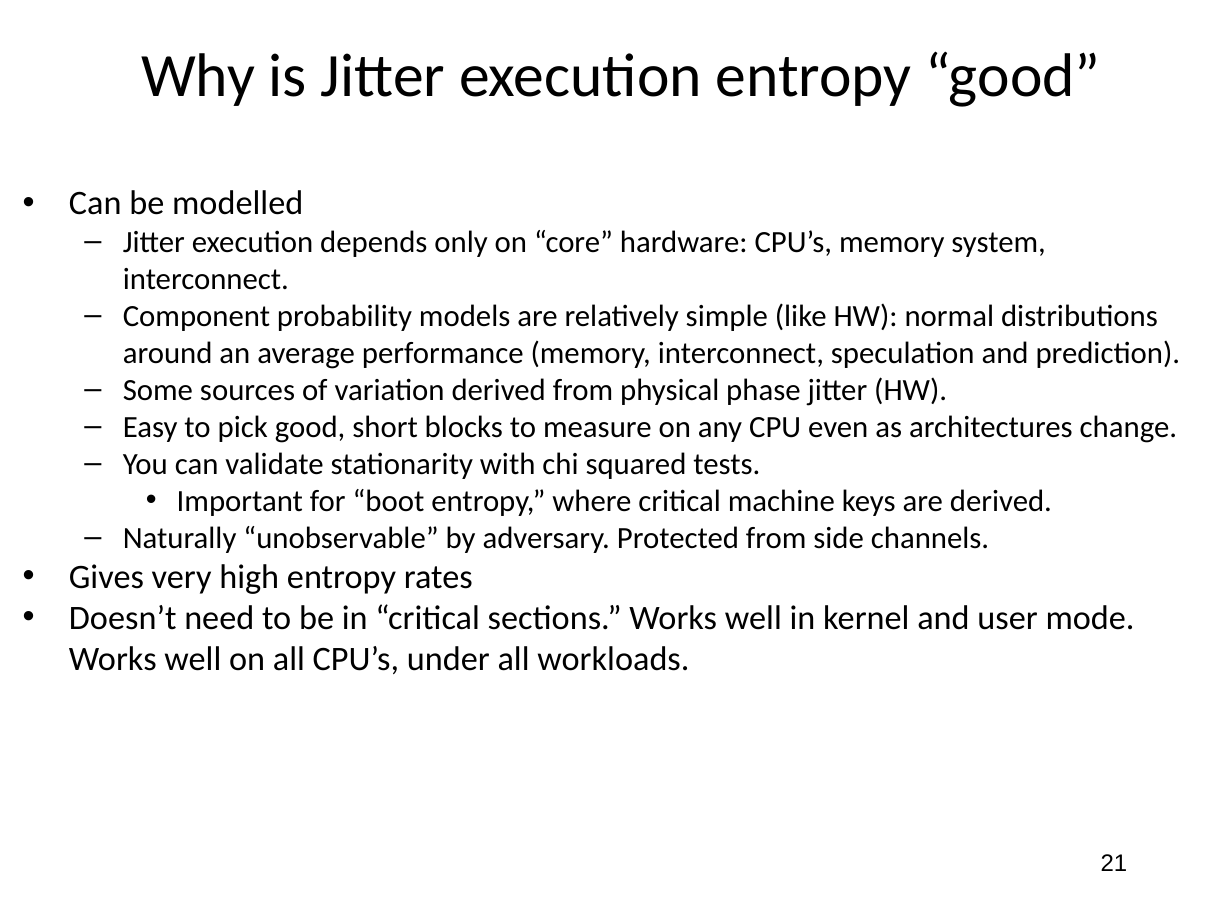
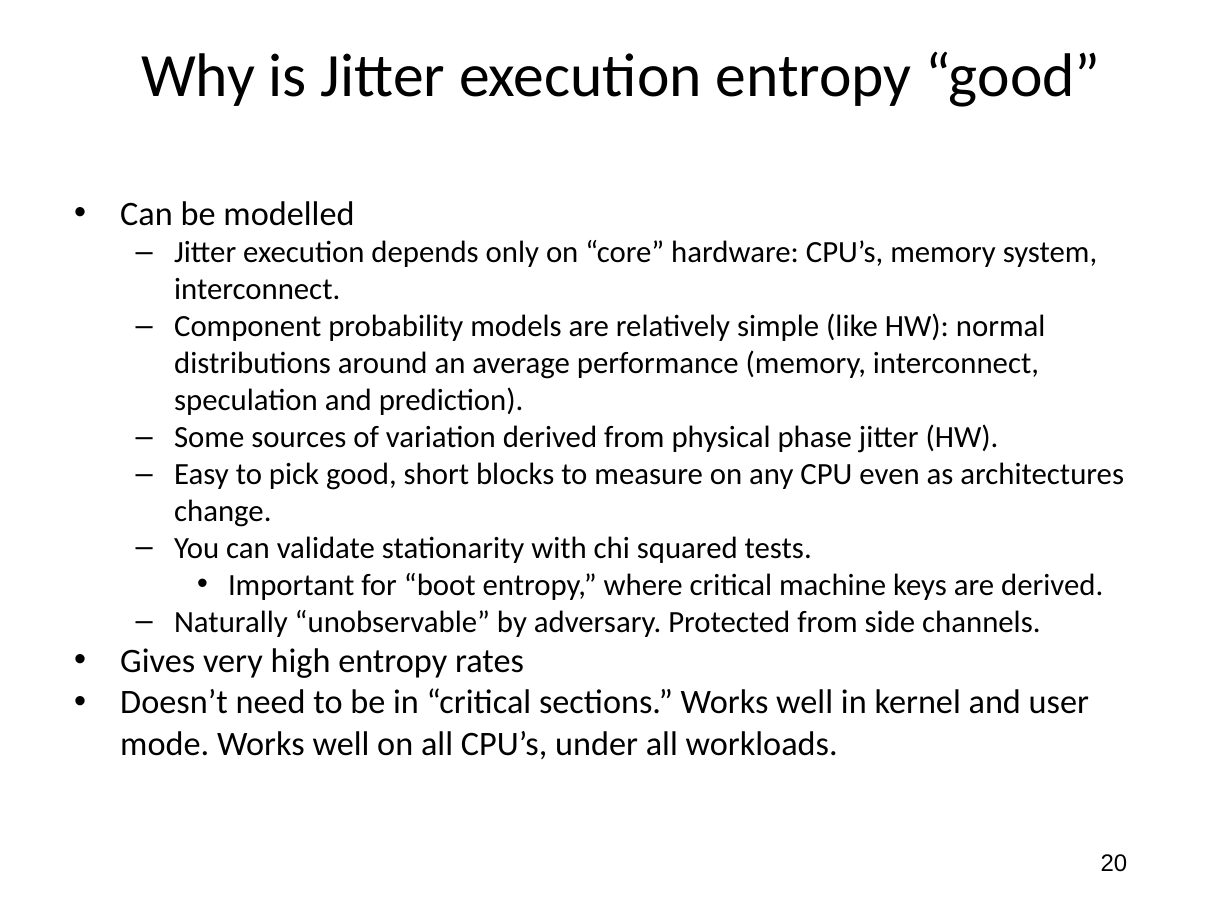
Before and after one commit to jlmucb/class_notes, a slide deck: slide 20 of BerkeleyClass/CS290Spring2013/Lectures/entropy_talk.pptx (slide 21 before the commit). Drawn at 1232x924 pixels with LibreOffice and Linux fonts; fonts in the diff are those of the drawing. Boxes give left, top, right and bottom in pixels: in the first picture for what was removed or moved away, otherwise in the second. Text is boxed around its words. In the diff, an @@ line names an element or a change of style, - is before the commit and + after.

Commit message:
Updated some entropy slides

```diff
--- a/BerkeleyClass/CS290Spring2013/Lectures/entropy_talk.pptx
+++ b/BerkeleyClass/CS290Spring2013/Lectures/entropy_talk.pptx
@@ text "Can be modelled" rewrapped from (69,190,1181,674) to (120,201,1124,759) @@
@@ page number at (1101,854,1128,872): text changed @@
-21
+20
```
Also in this commit, not shown: 10 other slides changed, 1 other file.
